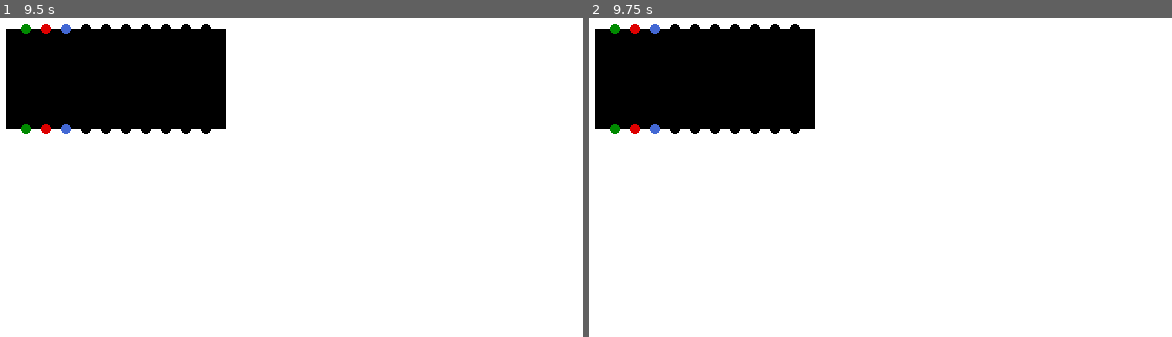
Above: before the commit, frames 1-2 (left to right).
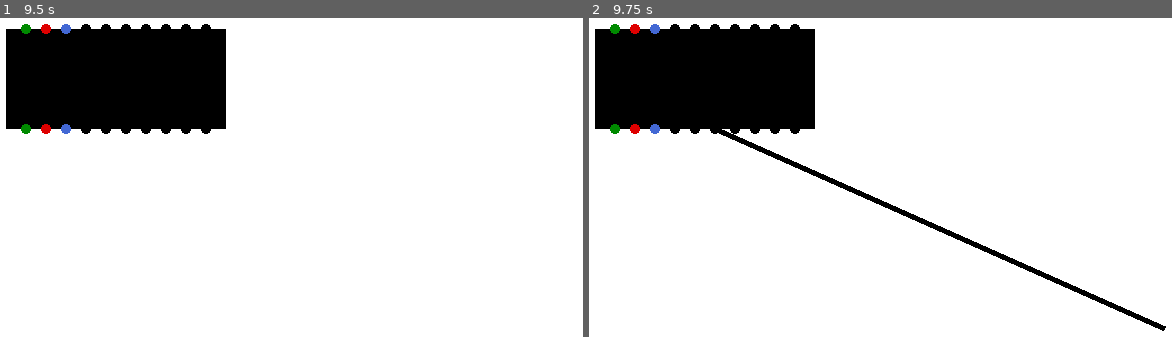
Above: after the commit, the same moments.

Repository: jcronenberg/crISP
Game: Godot game, scene res://scenes/main.tscn
The game is run twice, just before and just after one commit, with the same random seed, the same clock (stepped at 60 frames per second) and the same inputs.
Inputs (mouse positions are in pixels of both pictures, inside the frame that each line leads up to):
- Up to frame 1 (9.5 s): tap Enter at 0.5, 2, 3.5 s; move the mouse to (23, 27) at 0.52 s; press the mouse at (23, 27) at 0.53 s; right-click (23, 27) at 0.8 s; tap Space at 1.25, 2.75, 4.25 s; move the mouse to (23, 129) at 1.27 s; release the mouse at (23, 129) at 1.28 s; right-click (23, 129) at 1.35 s; click (23, 129) at 1.55 s; move the mouse to (46, 27) at 2.02 s; press the mouse at (46, 27) at 2.03 s; right-click (46, 27) at 2.3 s; move the mouse to (46, 129) at 2.77 s; release the mouse at (46, 129) at 2.78 s; right-click (46, 129) at 2.85 s; click (46, 129) at 3.05 s; move the mouse to (64, 27) at 3.52 s; press the mouse at (64, 27) at 3.53 s; right-click (64, 27) at 3.8 s; move the mouse to (64, 129) at 4.27 s; release the mouse at (64, 129) at 4.28 s; right-click (64, 129) at 4.35 s; click (64, 129) at 4.55 s; move the mouse to (87, 27) at 5.02 s; press the mouse at (87, 27) at 5.03 s; right-click (87, 27) at 5.3 s; move the mouse to (87, 129) at 5.77 s; release the mouse at (87, 129) at 5.78 s; right-click (87, 129) at 5.85 s; click (87, 129) at 6.05 s; move the mouse to (104, 27) at 6.52 s; press the mouse at (104, 27) at 6.53 s; right-click (104, 27) at 6.8 s; move the mouse to (104, 129) at 7.27 s; release the mouse at (104, 129) at 7.28 s; right-click (104, 129) at 7.35 s; click (104, 129) at 7.55 s; move the mouse to (128, 27) at 8.02 s; press the mouse at (128, 27) at 8.03 s; right-click (128, 27) at 8.3 s; move the mouse to (128, 129) at 8.77 s; release the mouse at (128, 129) at 8.78 s; right-click (128, 129) at 8.85 s; click (128, 129) at 9.05 s
- Up to frame 2 (9.75 s): move the mouse to (1160, 330) at 9.52 s; press the mouse at (1160, 330) at 9.53 s

Frame 1 is identical in both runs. In frame 2, 1.3% of the frame differs, in the area x 22-99%, y 34-99%.
Error in both runs: Attempt to call function 'get_shader_parameter' in base 'null instance' on a null instance. (res://scripts/SwitchPort.gd:14)

Commit message:
Allow cable creation to be exited

Diff:
--- a/scripts/Cable.gd
+++ b/scripts/Cable.gd
@@ -1,4 +1,4 @@
 extends Line2D
 
-var port1
-var port2
+var port1 = null
+var port2 = null
--- a/scripts/CableCreator.gd
+++ b/scripts/CableCreator.gd
@@ -41,7 +41,6 @@
 
 		# finish setting up cable
 		if endpoint:
-			set_process(false)
 			queue_free()
 		else:
 			cable.add_point(Vector2(0, 0))
@@ -50,6 +49,10 @@
 	if event.is_action_pressed("RClick") and cur_point > 1:
 		cable.remove_point(cur_point)
 		cur_point = cur_point + 1 if reverse_order else cur_point - 1
+	elif event.is_action_pressed("RClick"):
+		cable.port1.is_connected = false
+		cable.queue_free()
+		queue_free()
 
 
 # Called every frame. 'delta' is the elapsed time since the previous frame.
